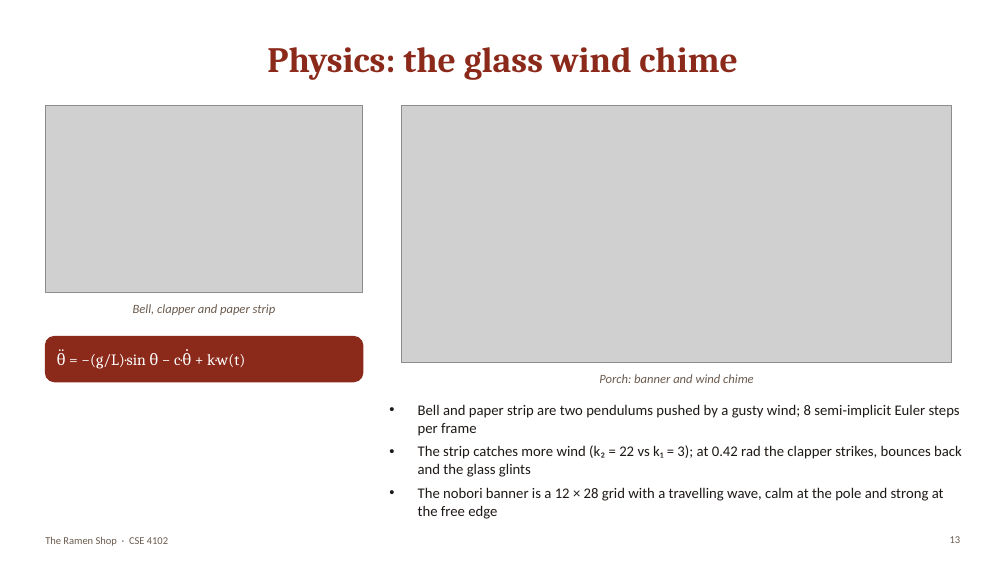
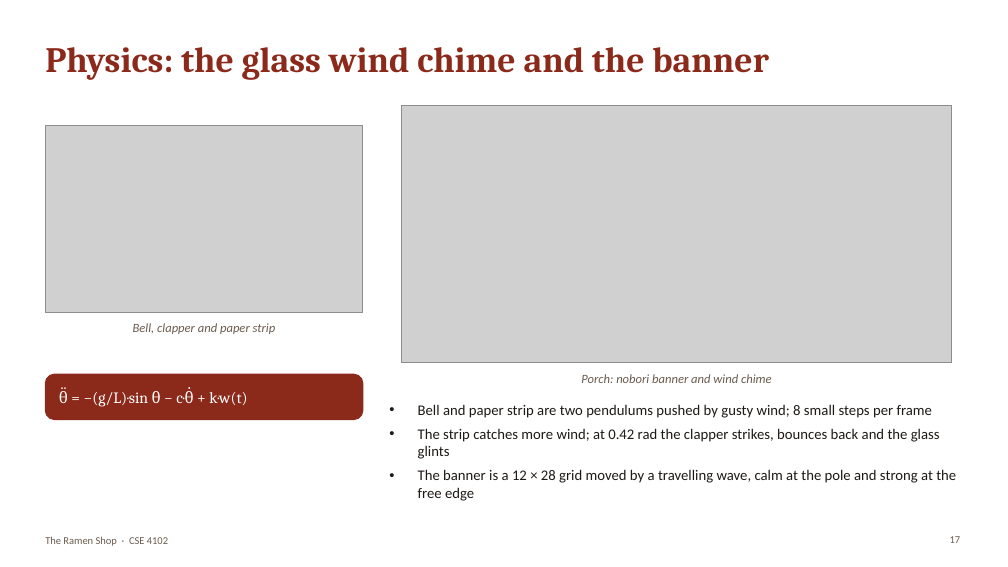
Before and after one commit to RajorshiDas/RamenShop, a slide deck: slide 17 of presentation/RamenShop_Presentation.pptx (slide 13 before the commit). Drawn at 1008x567 pixels with LibreOffice and Linux fonts; fonts in the diff are those of the drawing; grey boxes stand for pictures. Boxes give left, top, right and bottom in pixels: in the first picture for what was removed or moved away, otherwise in the second. Text is boxed around its words. In the diff, an @@ line names an element or a change of style, - is before the commit and + after.

```diff
--- a/presentation/RamenShop_Presentation.pptx
+++ b/presentation/RamenShop_Presentation.pptx
@@ title at box(45, 47, 769, 80): text changed @@
-Physics: the glass wind chime
+Physics: the glass wind chime and the banner
@@ picture: place and size @@
-picture at box(45, 106, 363, 293)
+picture at box(45, 126, 363, 312)
@@ text "Bell, clapper and paper strip": place and size @@
-text "Bell, clapper and paper strip" at box(133, 304, 276, 315)
+text "Bell, clapper and paper strip" at box(133, 323, 276, 334)
@@ rounded rectangle: place and size @@
-rounded rectangle at box(45, 337, 363, 382)
+rounded rectangle at box(45, 374, 363, 420)
@@ text "θ̈ = −(g/L)·sin θ − ...": place and size @@
-text "θ̈ = −(g/L)·sin θ − ..." at box(57, 353, 245, 369)
+text "θ̈ = −(g/L)·sin θ − ..." at box(59, 388, 247, 407)
@@ text at box(581, 374, 772, 383): text changed @@
-Porch: banner and wind chime
+Porch: nobori banner and wind chime
@@ text at box(418, 404, 956, 501): text changed @@
-• Bell and paper strip are two pendulums pushed by a gusty wind; 8 semi-implicit Euler steps per frame
-• The strip catches more wind (k₂ = 22 vs k₁ = 3); at 0.42 rad the clapper strikes, bounces back and the glass glints
-• The nobori banner is a 12 × 28 grid with a travelling wave, calm at the pole and strong at the free edge
+• Bell and paper strip are two pendulums pushed by gusty wind; 8 small steps per frame
+• The strip catches more wind; at 0.42 rad the clapper strikes, bounces back and the glass glints
+• The banner is a 12 × 28 grid moved by a travelling wave, calm at the pole and strong at the free edge
```
Also in this commit, not shown: 11 other slides changed, 8 slides added, 2 slides removed.
